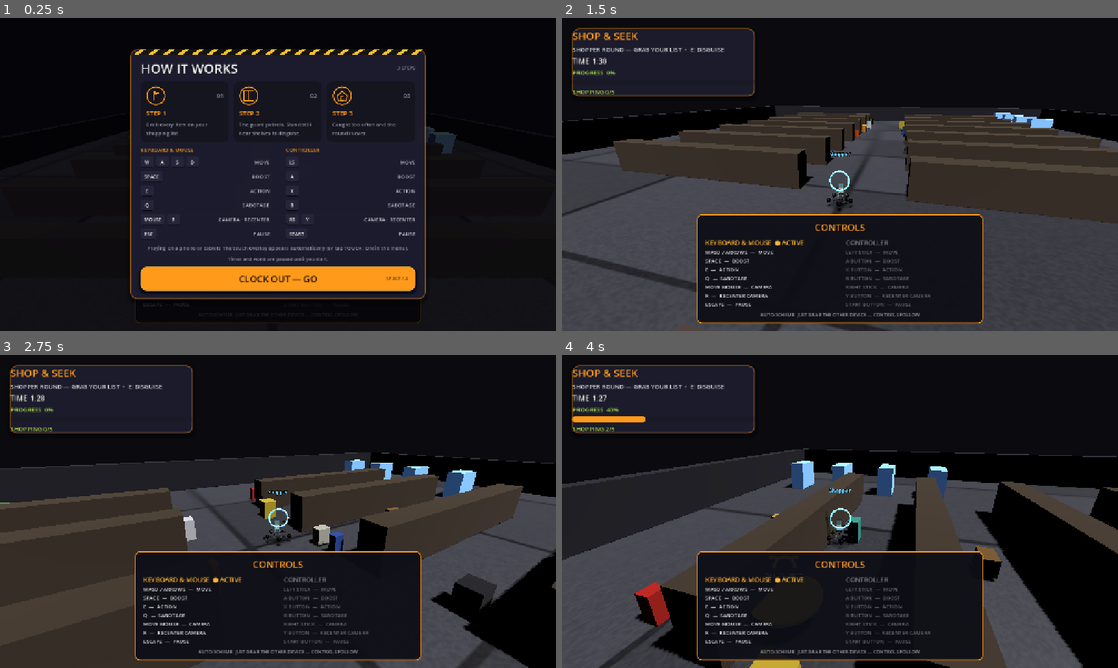
Above: before the commit, frames 1-4 (two rows, left to right).
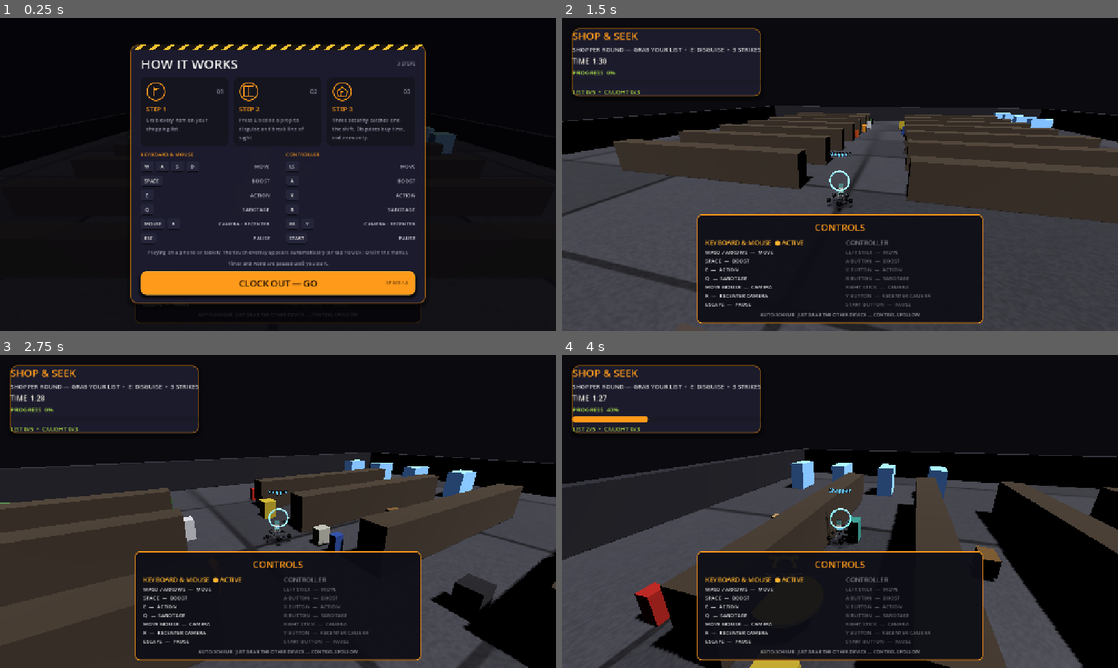
Above: after the commit, the same moments.

Repository: jiracipika/friday-evacuation
Game: Godot game, scene res://scenes/ShopSeek.tscn
Two runs of this game, one before a commit and one after it. Both use one fixed random seed, a clock stepped at 60 frames per second and the inputs below. This scene is started directly instead of the project's main scene.
Inputs (mouse positions are in pixels of both pictures, inside the frame that each line leads up to):
- Up to frame 1 (0.25 s): no input
- Up to frame 2 (1.5 s): click "CLOCK OUT — GO" at 0.5 s; tap Enter (ui_accept) at 1.25 s; move the mouse to (867, 174) at 1.27 s; hold W (move_forward) from 1.28 s (still down); hold E (action) from 1.28 s (still down); click (867, 174) at 1.42 s
- Up to frame 3 (2.75 s): keep holding W (move_forward); tap Enter (ui_accept) at 1.52, 1.82, 2.27, 2.57 s; move the mouse to (250, 511) at 2.02 s; release E (action) at 2.03 s; tap Space (boost) at 2.1 s
- Up to frame 4 (4 s): keep holding W (move_forward); move the mouse to (851, 505) at 2.77 s; hold R (recenter_camera) 2.78-3.53 s; move the mouse to (834, 517) at 3.52 s; tap Q (sabotage) at 3.6 s; click (834, 517) at 3.67 s; tap Enter (ui_accept) at 3.77 s

The runs differ from the first frame. In frame 1, 9.4% of the frame differs, in the area x 23-77%, y 8-92%; in frame 2, 0.4%; in frame 3, 0.4%; in frame 4, 0.5%.

Commit message:
Add fair security catch loop to Shop & Seek

Diff:
--- a/scripts/ShopSeek.gd
+++ b/scripts/ShopSeek.gd
@@ -12,6 +12,8 @@
 const SCAN_COOLDOWN := 5.0
 const GUARD_SPEED := 3.2
 const GUARD_STUN := 1.0
+const CAUGHT_LIMIT := 3
+const CATCH_GRACE := 2.5
 const AISLES := 7
 const SHELF_LEN := 14.0
 const SHELF_H := 2.2
@@ -64,6 +66,8 @@
 var role := &"shopper"  # shopper | hider | seeker
 var scan_ready := true
 var scan_cd_timer := 0.0
+var caught_count := 0
+var catch_grace_timer := 0.0
 
 var player: CharacterBody3D
 var guard: CharacterBody3D
@@ -89,7 +93,7 @@
 	_spawn_disguise_props()
 	_pick_shopper_list()
 	_spawn_guard()
-	mode_hud = _make_mode_hud("SHOP & SEEK", "SHOPPER ROUND — GRAB YOUR LIST  •  E: DISGUISE", ROUND_TIME)
+	mode_hud = _make_mode_hud("SHOP & SEEK", "SHOPPER ROUND — GRAB YOUR LIST  •  E: DISGUISE  •  3 STRIKES", ROUND_TIME)
 	# Controls recap at round start.
 	var controls_overlay = load("res://scripts/ControlsOverlay.gd").mount(self)
 	if controls_overlay:
@@ -97,8 +101,8 @@
 	# Blocking pre-game briefing (tree paused until agreement).
 	load("res://scripts/PreMatchModal.gd").mount(self, "SHOP & SEEK", [
 		"Grab every item on your shopping list.",
-		"The guard patrols. Stand still near shelves to disguise.",
-		"Caught too often and the round is over.",
+		"Press E beside a prop to disguise and break line of sight.",
+		"Three security catches end the shift. Disguises buy time, not immunity.",
 	])
 	_caption("GRAB %d ITEMS — GUARD ON PATROL" % list_target)
 
@@ -112,13 +116,14 @@
 	remaining_time = maxf(remaining_time - delta, 0.0)
 	load("res://scripts/FollowCamera.gd").update(get_node_or_null("Camera3D") as Camera3D, player, delta)
 	_update_disguise(delta)
+	catch_grace_timer = maxf(catch_grace_timer - delta, 0.0)
 	_update_guard(delta)
 	_update_scan_timer(delta)
 	_check_item_pickups()
 	var progress := float(list_collected.size()) / float(list_target)
-	var status := "SHOPPING %d/%d" % [list_collected.size(), list_target]
+	var status := "LIST %d/%d  •  CAUGHT %d/%d" % [list_collected.size(), list_target, caught_count, CAUGHT_LIMIT]
 	if disguised:
-		status = "DISGUISED — WOBBLE GIVES YOU AWAY"
+		status = "DISGUISED — WOBBLE GIVES YOU AWAY  •  %d/%d CAUGHT" % [caught_count, CAUGHT_LIMIT]
 	if list_collected.size() >= list_target:
 		won = true
 		match_over = true
@@ -303,12 +308,28 @@
 	guard.move_and_slide()
 	# touching the guard stuns the player (caught flavor)
 	if player and is_instance_valid(player):
-		if guard.global_position.distance_to(player.global_position) <= 1.6 and player.is_stunned <= 0.0:
-			player.stun(GUARD_STUN)
-			# Stun outranks the disguise freeze; never strand a frozen chair.
-			if disguised and disguise_freeze_timer > 0.0:
-				disguise_freeze_timer = 0.0
-			_caption("SECURITY! STUNNED")
+		if guard.global_position.distance_to(player.global_position) <= 1.6 and player.is_stunned <= 0.0 and catch_grace_timer <= 0.0:
+			_register_security_catch()
+
+func _register_security_catch() -> void:
+	if match_over or catch_grace_timer > 0.0:
+		return
+	caught_count += 1
+	catch_grace_timer = CATCH_GRACE
+	# A catch cancels the disguise freeze before applying the stun so the
+	# player can always recover and move away from the guard.
+	if disguised:
+		_undisguise()
+	if player and is_instance_valid(player):
+		player.stun(GUARD_STUN)
+	_caption("SECURITY CAUGHT YOU — %d/%d" % [caught_count, CAUGHT_LIMIT])
+	if caught_count >= CAUGHT_LIMIT:
+		failed = true
+		match_over = true
+		if mode_hud:
+			var progress := float(list_collected.size()) / float(list_target)
+			mode_hud.update_state(0.0, progress, "THREE STRIKES — SHIFT OVER", Color("ff7070"))
+			_caption("SHIFT OVER — TOO MANY SECURITY CATCHES")
 
 # ============================ scan (seeker ability) ============================
 
